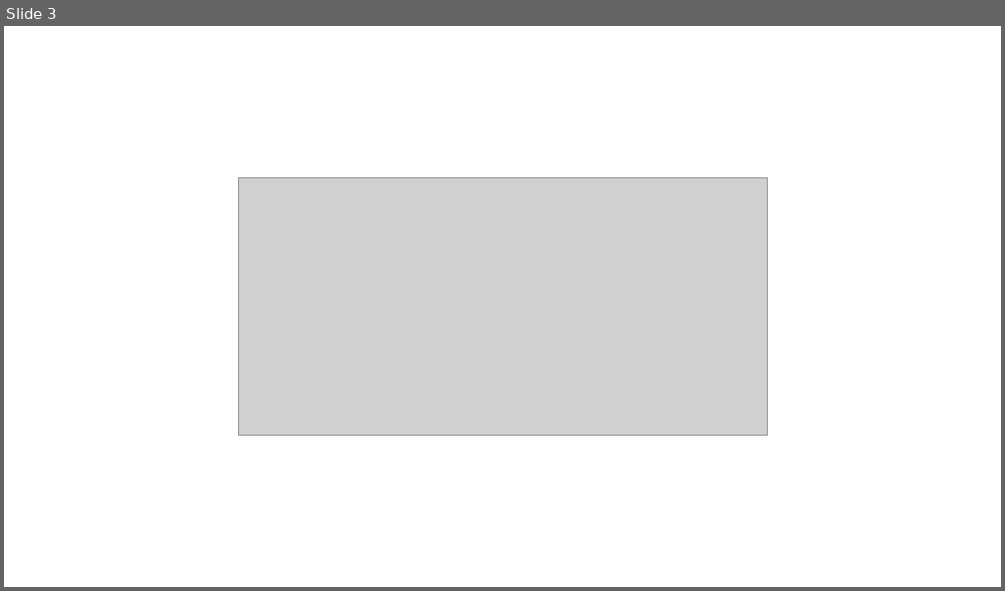
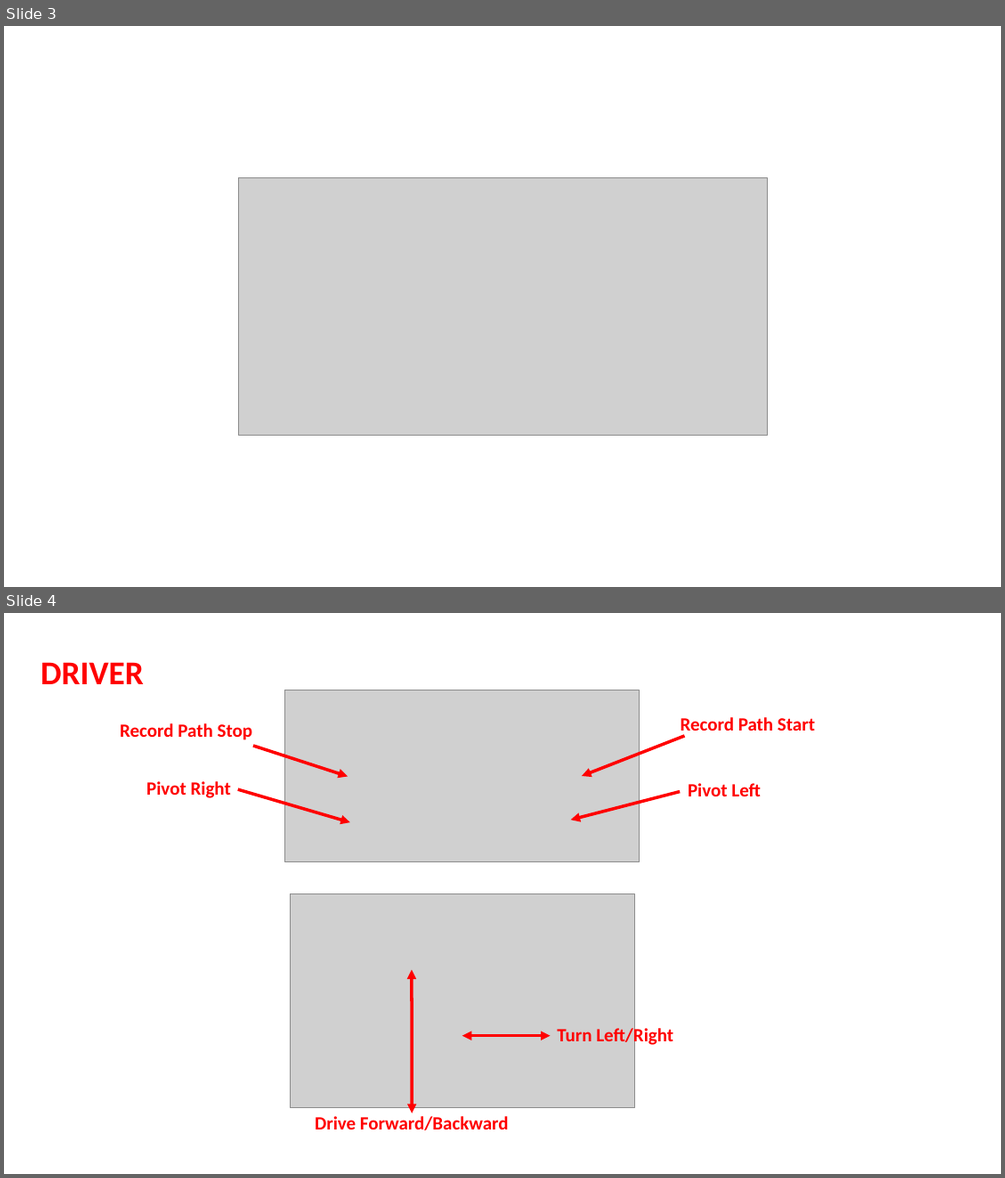
Before and after one commit to ramonarampage1159/2022-Rapid-React-Documents, a slide deck: 2022 Joystick.pptx. Shown one above the other, each under a label of ours: slide 3 before the commit, slides 3 and 4 after it. The pictures are 1005x591 and 1005x1178 pixels, drawn with LibreOffice and Linux fonts; fonts in the diff are those of the drawing; grey boxes stand for pictures. Boxes give left, top, right and bottom in pixels: in the first picture for what was removed or moved away, otherwise in the second. Text is boxed around its words. In the diff, an @@ line names an element or a change of style, - is before the commit and + after.

```diff
--- a/2022 Joystick.pptx
+++ b/2022 Joystick.pptx
@@ slide 4 added at (4, 613, 1001, 1174), background #FFFFFF @@
@@ text added at (40, 662, 144, 684), 32 pt, text #FF0000, bold @@
+DRIVER
@@ picture added at (285, 690, 639, 862) @@
@@ text added at (680, 717, 815, 737), 18 pt, text #FF0000, bold @@
+Record Path Start
@@ text added at (120, 723, 253, 740), 18 pt, text #FF0000, bold @@
+Record Path Stop
@@ arrow added from (253, 746) to (348, 776), #FF0000 3 pt @@
@@ arrow added from (685, 736) to (582, 776), #FF0000 3 pt @@
@@ text added at (146, 781, 231, 798), 18 pt, text #FF0000, bold @@
+Pivot Right
@@ arrow added from (238, 789) to (350, 822), #FF0000 3 pt @@
@@ arrow added from (680, 792) to (571, 819), #FF0000 3 pt @@
@@ text added at (688, 783, 760, 796), 18 pt, text #FF0000, bold @@
+Pivot Left
@@ picture added at (291, 893, 634, 1108) @@
@@ double arrow added from (412, 970) to (412, 1113), #FF0000 3 pt @@
@@ double arrow added from (462, 1036) to (550, 1036), #FF0000 3 pt @@
@@ text added at (557, 1026, 673, 1047), 18 pt, text #FF0000, bold @@
+Turn Left/Right
@@ text added at (315, 1116, 509, 1130), 18 pt, text #FF0000, bold @@
+Drive Forward/Backward
```
Also in this commit, not shown: 2 other slides added, 1 slide removed.
